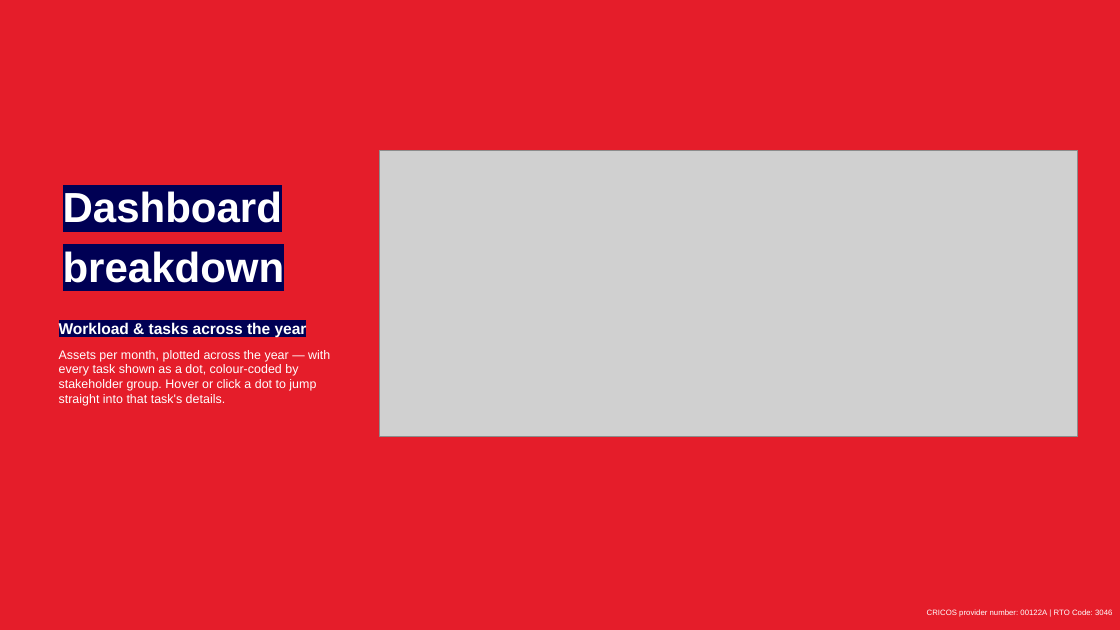
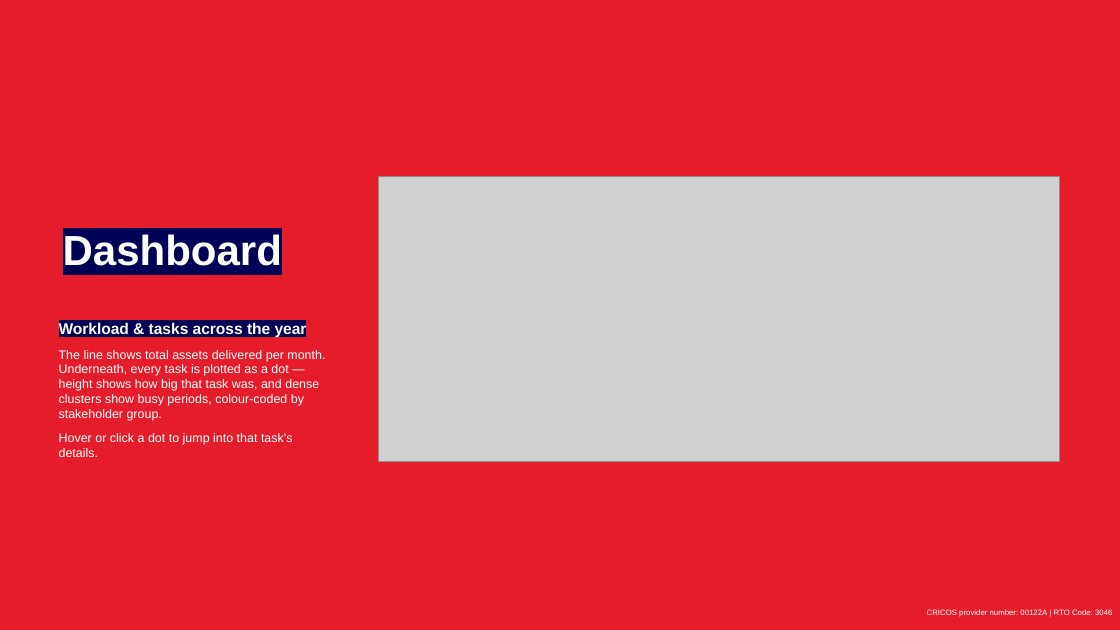
Before and after one commit to westmere7/Mel_WorkloadReport, a slide deck: slide 7 of Docs/Workload Report User Guide.pptx (slide 6 before the commit). Drawn at 1120x630 pixels with LibreOffice and Linux fonts; fonts in the diff are those of the drawing; grey boxes stand for pictures; background and template pictures are left out. Boxes give left, top, right and bottom in pixels: in the first picture for what was removed or moved away, otherwise in the second. Text is boxed around its words. In the diff, an @@ line names an element or a change of style, - is before the commit and + after.

```diff
--- a/Docs/Workload Report User Guide.pptx
+++ b/Docs/Workload Report User Guide.pptx
@@ picture: place and size @@
-picture at [380,150,1077,437]
+picture at [379,177,1060,461]
@@ subtitle "Dashboard": place and size @@
-subtitle "Dashboard" at [63,191,285,290]
+subtitle "Dashboard" at [63,234,282,266]
@@ subtitle at [63,248,285,290]: paragraph removed @@
-breakdown
@@ text at [59,350,325,457]: text changed @@
-Assets per month, plotted across the year — with every task shown as a dot, colour-coded by stakeholder group. Hover or click a dot to jump straight into that task's details.
+The line shows total assets delivered per month. Underneath, every task is plotted as a dot — height shows how big that task was, and dense clusters show busy periods, colour-coded by stakeholder group.
+Hover or click a dot to jump into that task's details.
```
Also in this commit, not shown: 5 other slides changed, 10 slides added, 5 slides removed.
